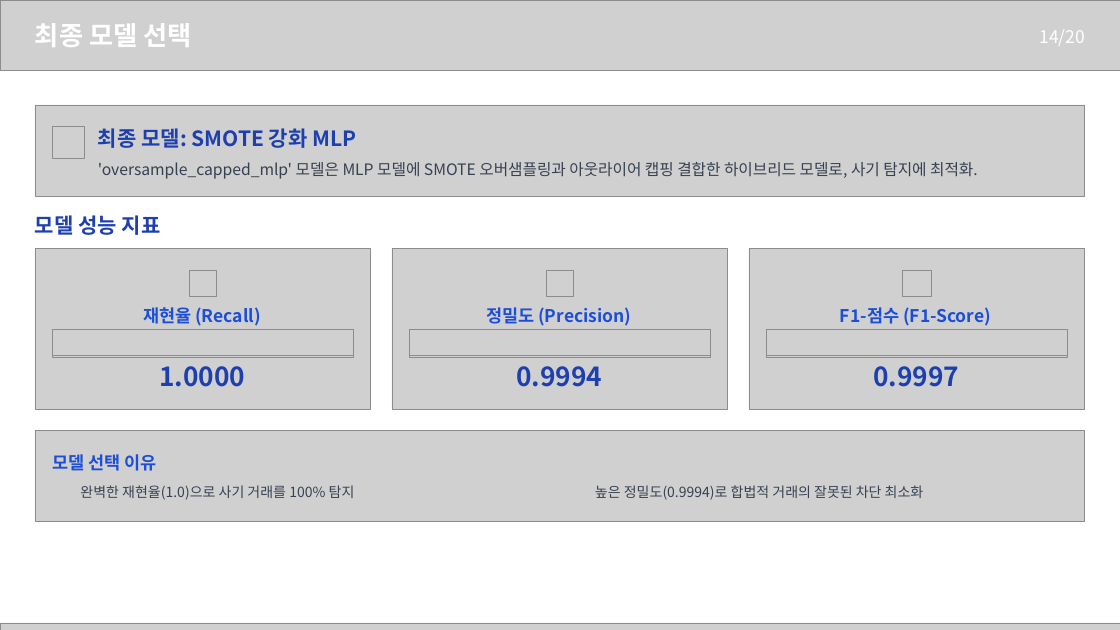
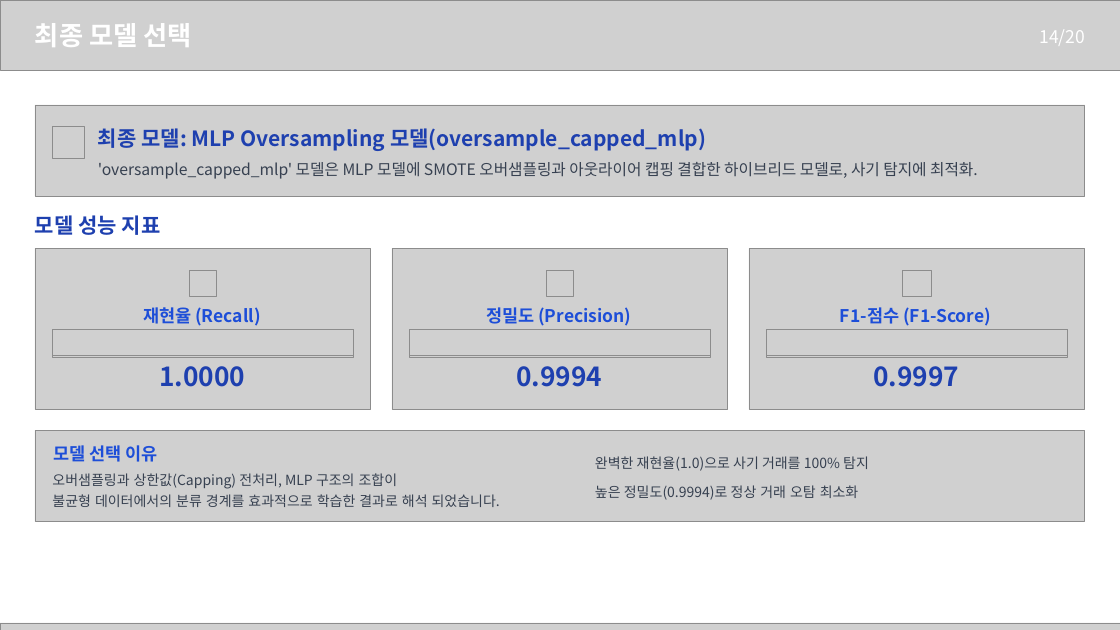
Before and after one commit to jaemin1020/big20-ML-project2-team3, a slide deck: slide 16 of CreditCardFraud/report/신용카드 사기 탐지 프로젝트 분석.pptx. Drawn at 1120x630 pixels with LibreOffice and Linux fonts; fonts in the diff are those of the drawing; grey boxes stand for pictures; background and template pictures are left out. Boxes give left, top, right and bottom in pixels: in the first picture for what was removed or moved away, otherwise in the second. Text is boxed around its words. In the diff, an @@ line names an element or a change of style, - is before the commit and + after.

```diff
--- a/CreditCardFraud/report/신용카드 사기 탐지 프로젝트 분석.pptx
+++ b/CreditCardFraud/report/신용카드 사기 탐지 프로젝트 분석.pptx
@@ text at [98, 128, 706, 151]: text changed @@
-최종 모델: SMOTE 강화 MLP
+최종 모델: MLP Oversampling 모델(oversample_capped_mlp)
@@ text "모델 선택 이유": place and size @@
-text "모델 선택 이유" at [52, 454, 157, 471]
+text "모델 선택 이유" at [54, 445, 158, 462]
@@ text added at [52, 473, 500, 507], 12 pt, text #374151 @@
+오버샘플링과 상한값(Capping) 전처리, MLP 구조의 조합이
+불균형 데이터에서의 분류 경계를 효과적으로 학습한 결과로 해석 되었습니다.
@@ text "완벽한 재현율(1.0)으로 사기 거래를 100% ...": place and size @@
-text "완벽한 재현율(1.0)으로 사기 거래를 100% ..." at [80, 485, 355, 500]
+text "완벽한 재현율(1.0)으로 사기 거래를 100% ..." at [595, 456, 869, 471]
@@ text at [595, 485, 859, 500]: text changed @@
-높은 정밀도(0.9994)로 합법적 거래의 잘못된 차단 최소화
+높은 정밀도(0.9994)로 정상 거래 오탐 최소화
```
Also in this commit, not shown: 4 other slides changed, 1 slide added, 1 slide removed, 2 other files.
